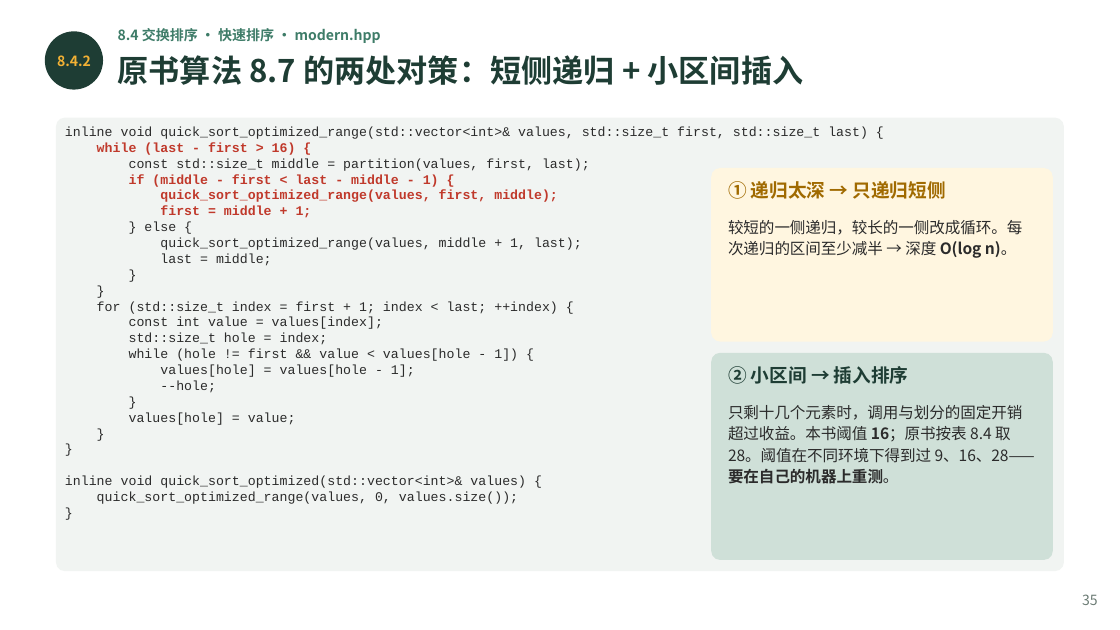
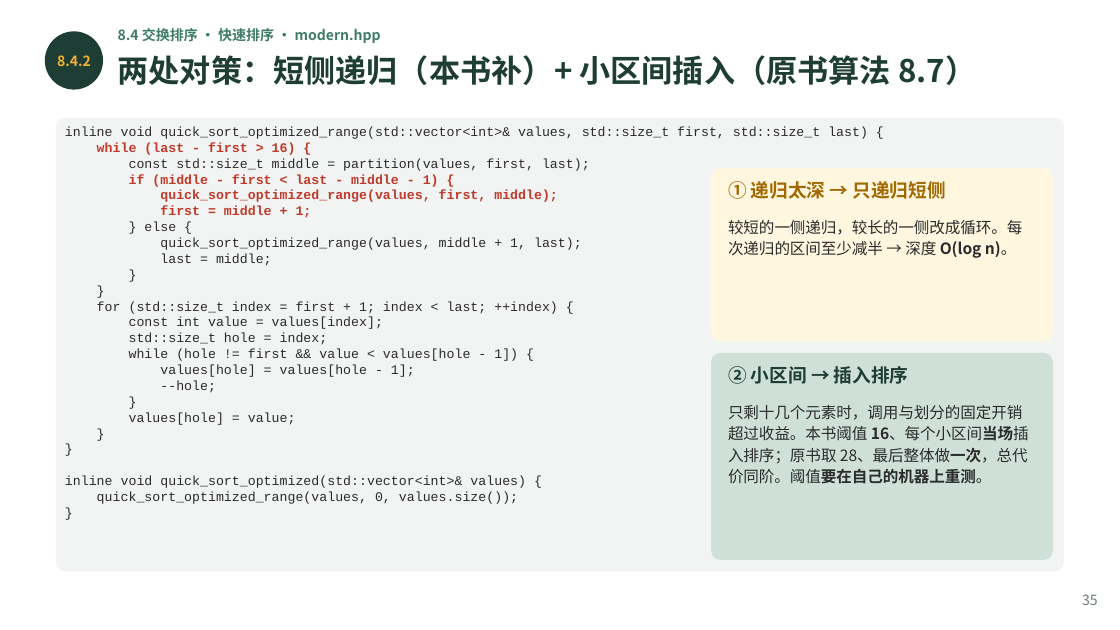
Before and after one commit to GMyhf/2026fall-cs201, a slide deck: slide 35 of courseware/202609_DSA_08_Sorting.pptx. Drawn at 1120x630 pixels with LibreOffice and Linux fonts; fonts in the diff are those of the drawing. Boxes give left, top, right and bottom in pixels: in the first picture for what was removed or moved away, otherwise in the second. Text is boxed around its words. In the diff, an @@ line names an element or a change of style, - is before the commit and + after.

```diff
--- a/courseware/202609_DSA_08_Sorting.pptx
+++ b/courseware/202609_DSA_08_Sorting.pptx
@@ text at bbox=[118, 55, 976, 85]: text changed @@
-原书算法 8.7 的两处对策：短侧递归 + 小区间插入
+两处对策：短侧递归（本书补）+ 小区间插入（原书算法 8.7）
@@ text at bbox=[728, 405, 1029, 484]: text changed @@
-只剩十几个元素时，调用与划分的固定开销超过收益。本书阈值 16；原书按表 8.4 取 28。阈值在不同环境下得到过 9、16、28——要在自己的机器上重测。
+只剩十几个元素时，调用与划分的固定开销超过收益。本书阈值 16、每个小区间当场插入排序；原书取 28、最后整体做一次，总代价同阶。阈值要在自己的机器上重测。
```
Also in this commit, not shown: 15 other slides changed, 32 other files.
